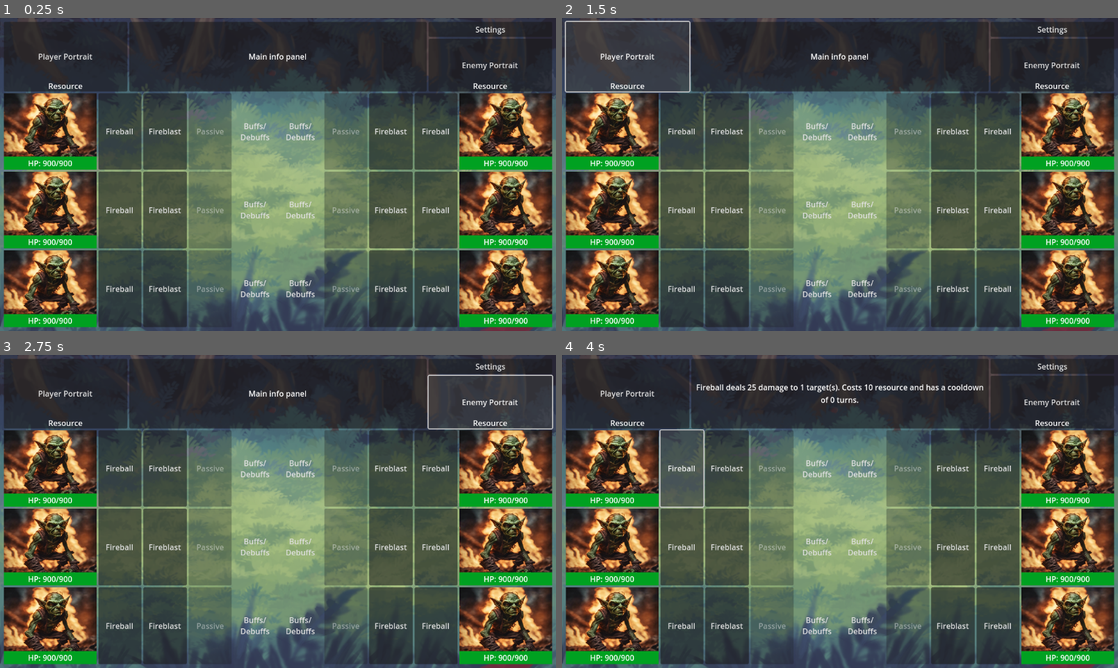
Above: before the commit, frames 1-4 (two rows, left to right).
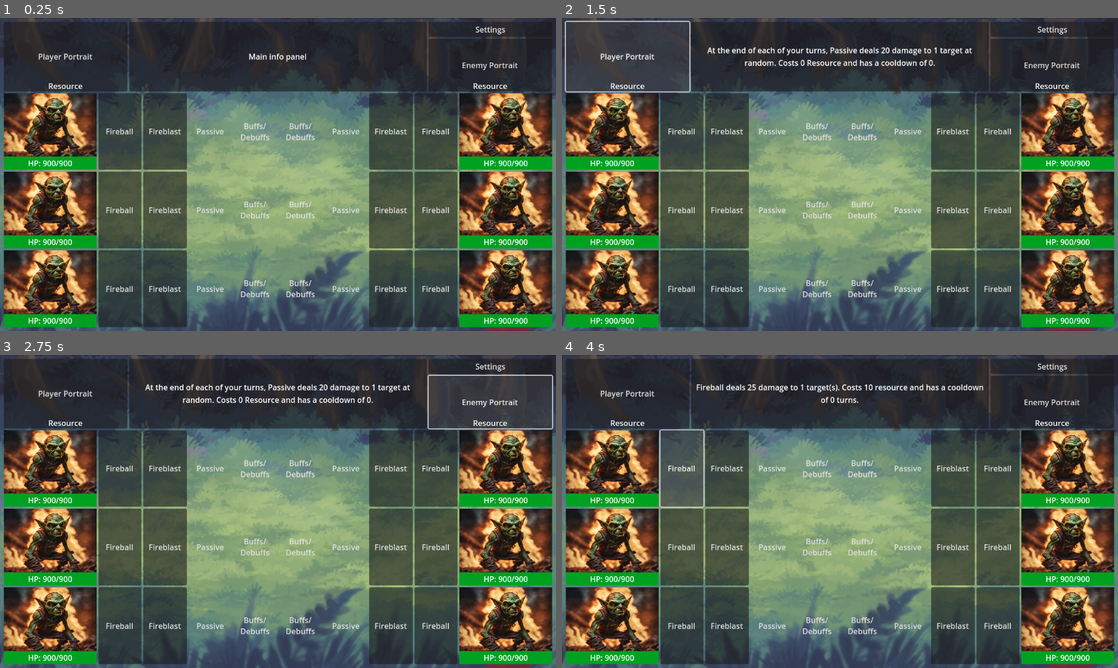
Above: after the commit, the same moments.

Repository: billyquick/arena_game
Game: Godot game, scene res://scenes/battle_level.tscn
The game is run twice, just before and just after one commit, with the same random seed, the same clock (stepped at 60 frames per second) and the same inputs.
Inputs (mouse positions are in pixels of both pictures, inside the frame that each line leads up to):
- Up to frame 1 (0.25 s): no input
- Up to frame 2 (1.5 s): click (773, 130) at 0.5 s, where only the run after the commit has a clickable "Passive"; click "Player Portrait" at 1.25 s
- Up to frame 3 (2.75 s): click "Enemy Portrait" at 2 s
- Up to frame 4 (4 s): click (612, 467) at 2.77 s; click "Fireball" at 3.5 s

The runs differ from the first frame. In frame 1, 10% of the frame differs, in the area x 34-66%, y 24-99%; in frame 2, 11%, in the area x 26-74%, y 9-99%; in frame 3, 11%; in frame 4, 10%.

Commit message:
Updated Goblin passive
Also added functionality to make passive clickable and displayInfo.

Diff:
--- a/battle2.gd
+++ b/battle2.gd
@@ -3,6 +3,7 @@
 @onready var _player_character1 = get_node("MarginContainer/VBoxContainer/MarginContainer2/HBoxContainer/PlayerTeam/PlayerCharacter1")
 @onready var _player_character2 = get_node("MarginContainer/VBoxContainer/MarginContainer2/HBoxContainer/PlayerTeam/PlayerCharacter2")
 @onready var _player_character3 = get_node("MarginContainer/VBoxContainer/MarginContainer2/HBoxContainer/PlayerTeam/PlayerCharacter3")
+@onready var _enemy_character1 = get_node("MarginContainer/VBoxContainer/MarginContainer2/HBoxContainer/PlayerTeam/PlayerCharacter3/Portrait")
 
 var teamManager: TeamManager
 var teamResource: TeamResource
@@ -81,7 +82,7 @@
 func assignAbilities(char_ability, Character):
 	char_ability.text = Character.abilities[abilityCounter].name
 	if Character.abilities[abilityCounter].is_passive == true:
-		char_ability.disabled = true
+		char_ability.flat = true
 
 	# Characters have a maximum of 3 abilities by design
 	# This will break if/when a character is designed without exactly 3 abilities
@@ -130,7 +131,6 @@
 		if child.get_child_count() > 0:
 			processAbilities(child, team)
 
-
 func _on_char_1_ability_1_pressed():
 	# print(teamManager.playerTeam[0].abilities[0].description)
 	displayInfo(teamManager.playerTeam[0].abilities[0])
@@ -141,3 +141,8 @@
 func _on_char_1_ability_2_pressed():
 	displayInfo(teamManager.playerTeam[0].abilities[1])
 	pass # Replace with function body.
+
+
+func _on_char_1_ability_3_pressed():
+	displayInfo(teamManager.playerTeam[0].abilities[2])
+	pass # Replace with function body.
--- a/characters/goblin/destruction_passive.tres
+++ b/characters/goblin/destruction_passive.tres
@@ -1,17 +1,17 @@
 [gd_resource type="Resource" script_class="CharacterAbilities" load_steps=2 format=3 uid="uid://bdwgtxmkgry0y"]
 
-[ext_resource type="Script" path="res://character_abilities.gd" id="1_hkgbf"]
+[ext_resource type="Script" path="res://character_abilities.gd" id="1_ji8fm"]
 
 [resource]
-script = ExtResource("1_hkgbf")
+script = ExtResource("1_ji8fm")
 name = "Passive"
-description = ""
+description = "At the end of each of your turns, %s deals %d damage to %d target at random. Costs %d Resource and has a cooldown of %d."
 cost = 0
 targets = 1
 cooldown = 0
-damage = 0
+damage = 20
 attack_hits = 1
-targets_friendly = false
+targets_friendly = true
 targets_enemy = true
 is_passive = true
 is_useable = true
--- a/scenes/battle_level.tscn
+++ b/scenes/battle_level.tscn
@@ -462,3 +462,4 @@
 
 [connection signal="pressed" from="MarginContainer/VBoxContainer/MarginContainer2/HBoxContainer/PlayerTeam/PlayerCharacter1/Char1Ability1" to="." method="_on_char_1_ability_1_pressed"]
 [connection signal="pressed" from="MarginContainer/VBoxContainer/MarginContainer2/HBoxContainer/PlayerTeam/PlayerCharacter1/Char1Ability2" to="." method="_on_char_1_ability_2_pressed"]
+[connection signal="pressed" from="MarginContainer/VBoxContainer/MarginContainer2/HBoxContainer/PlayerTeam/PlayerCharacter1/Char1Ability3" to="." method="_on_char_1_ability_3_pressed"]
